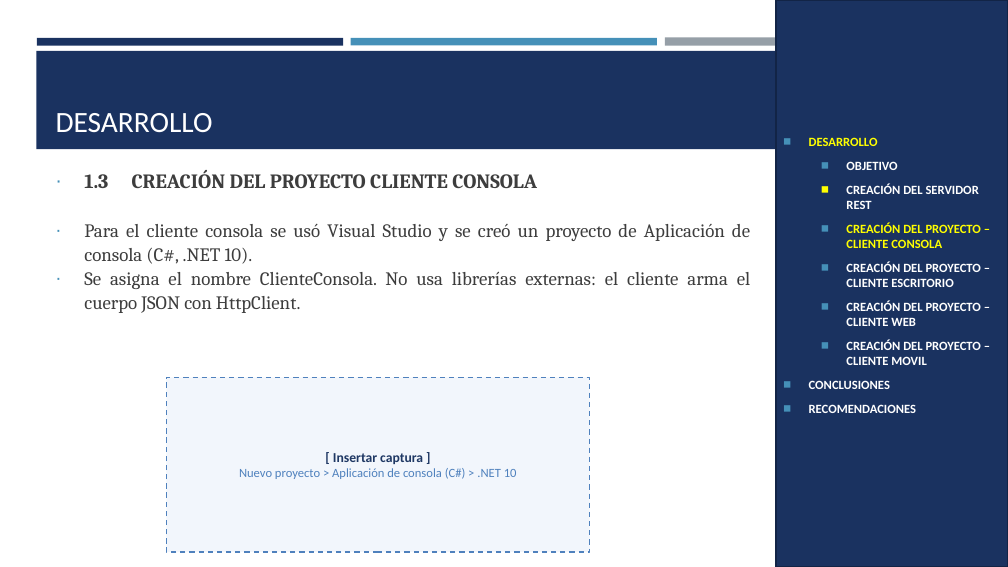
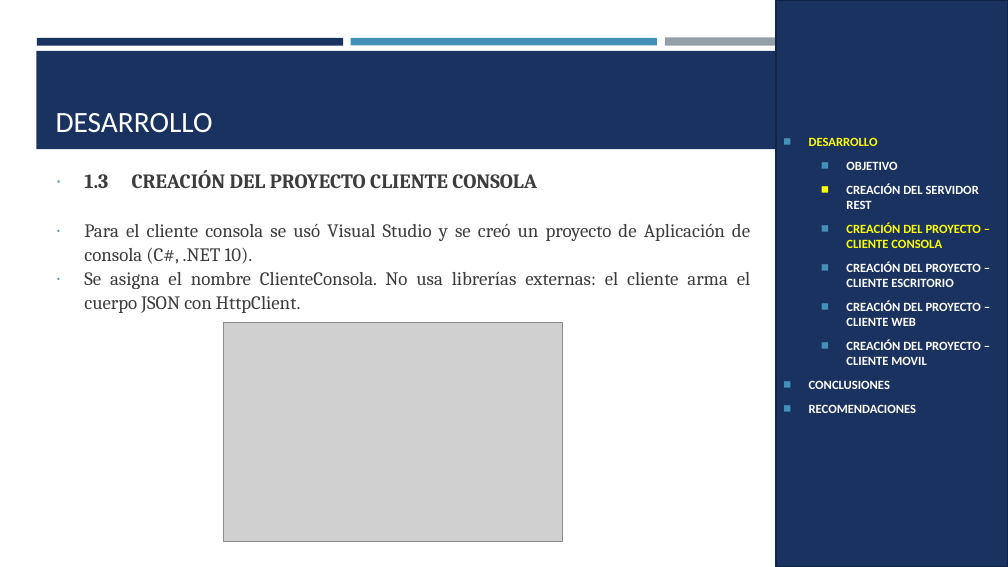
Before and after one commit to ldmoran/PAO202651_ARQSOFT_NRC36883, a slide deck: slide 38 of P1/TI.1.4. PAO202651_RESTFUL_DOTNET_SINBDD_NRC_36883_GR07/05. DOCUMENTACION/PRESENTACION TI.1.4. RESTFUL sin BDD en DOTNET GR07.pptx. Drawn at 1008x567 pixels with LibreOffice and Linux fonts; fonts in the diff are those of the drawing; grey boxes stand for pictures. Boxes give left, top, right and bottom in pixels: in the first picture for what was removed or moved away, otherwise in the second. Text is boxed around its words. In the diff, an @@ line names an element or a change of style, - is before the commit and + after.

```diff
--- a/P1/TI.1.4. PAO202651_RESTFUL_DOTNET_SINBDD_NRC_36883_GR07/05. DOCUMENTACION/PRESENTACION TI.1.4. RESTFUL sin BDD en DOTNET GR07.pptx
+++ b/P1/TI.1.4. PAO202651_RESTFUL_DOTNET_SINBDD_NRC_36883_GR07/05. DOCUMENTACION/PRESENTACION TI.1.4. RESTFUL sin BDD en DOTNET GR07.pptx
@@ picture added at (x1=223, y1=322, x2=562, y2=542) @@
@@ rectangle removed at (x1=166, y1=377, x2=590, y2=552) @@
-[ Insertar captura ]
-Nuevo proyecto > Aplicación de consola (C#) > .NET 10
```
Also in this commit, not shown: 5 other slides changed, 12 other files.
